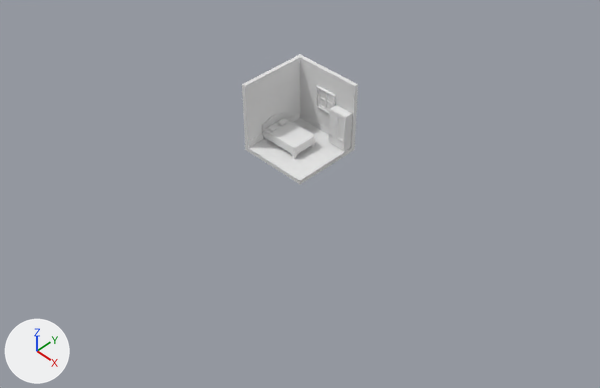
Renders of the Blender file room.blend from each side of a commit.
Before and after are seen from a 50 mm lens placed at (48.7, -48.7, 52.4), pointed at (3.5, -3.5, -1.8). Every picture has the same lights, and +X, +Y and +Z are marked at lower left.

Before the edit, the objects in view are built like this:
```python
me_cube_002 = bpy.data.meshes.new('Cube.002')
me_cube_002.from_pydata(...)  # 20 vertices, 17 faces; spans x -1.0..1.0, y -1.0..1.0, z -1.0..1.0
me_cube_008 = bpy.data.meshes.new('Cube.008')
me_cube_008.from_pydata(...)  # 46 vertices, 33 faces; spans x -0.89..1.0, y -1.0..-0.53, z -0.89..-0.87
me_cylinder = bpy.data.meshes.new('Cylinder')
me_cylinder.from_pydata(...)  # a 32-sided cylinder along z spanning x 2.82..3.003, y -1.228..-1.046, z -4.902..-4.843
ob_cylinder = bpy.data.objects.new('Cylinder', me_cylinder)
ob_cylinder.location = (-0.57, -2.42, 4.1)
ob_cylinder.rotation_euler = (1.571, 0.0, 0.0)  # degrees (90, 0, 0)
_m = ob_cylinder.modifiers.new('Mirror', 'MIRROR')
_m.mirror_object = ob_wardrobe
ob_floor = bpy.data.objects.new('floor', me_cube_008)
ob_floor.location = (0.0, 0.0, 4.0)
ob_floor.scale = (4.0, 4.0, 4.0)
_m = ob_floor.modifiers.new('Array', 'ARRAY')
_m.count = 4
_m.relative_offset_displace = (0.0, 1.0, 0.0)
_m = ob_floor.modifiers.new('Bevel', 'BEVEL')
_m.width = 0.2
_m.width_pct = 0.2
_m.harden_normals = True
ob_room = bpy.data.objects.new('room', me_cube_002)
ob_room.location = (0.0, 0.0, 4.0)
ob_room.scale = (4.0, 4.0, 4.0)
_m = ob_room.modifiers.new('Boolean', 'BOOLEAN')
_m.object = ob_window_boolean
# also in view: 'wardrobe' at (2.8, 3.0, 2.6); 'blanket' at (-0.5, -0.5, 1.7)
```
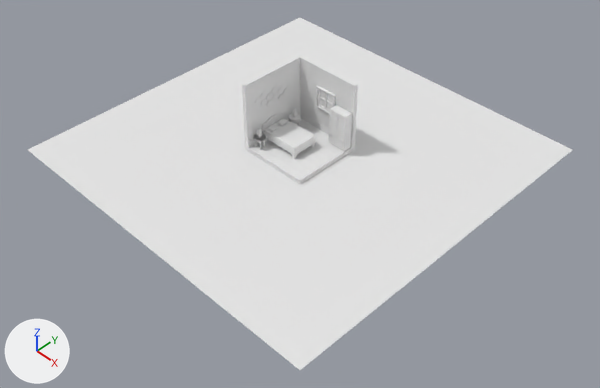
Pixel boxes [x1, y1, x2, y2] of what changed, in the pictures (600 x 388 px):
```json
{"object": "Plane", "change": "added", "after": [28, 18, 572, 370]}
{"object": "Cylinder", "change": "reshaped", "after": [254, 133, 266, 143], "on screen": "not visible before"}
{"object": "Cylinder.001", "change": "now drawn", "after": [255, 122, 300, 150]}
{"part": 1, "of": "me_cylinder", "change": "added", "after": [254, 133, 266, 143]}
```

Edits to the scene script, one JSON object a line:
```json
{"block": "me_cylinder", "where": "# used by ob_cylinder; location = (-0.57, -2.42, 4.1); rotation_euler = (1.571, 0.0, 0.0), in degrees (90, 0, 0)"}
{"op": "remove", "block": "me_cylinder", "code": "me_cylinder.from_pydata(...)  # 64 vertices, 34 faces; spans x 2.82..3.003, y -1.228..-1.046, z -4.902..-4.843"}
{"op": "add", "block": "me_cylinder", "code": "me_cylinder.from_pydata(...)  # 136 vertices, 106 faces; spans x -1.0..1.0, y -1.0..1.0, z -0.332..0.332"}
{"block": "me_cylinder", "change": "me_cylinder part 1: 136 vertices added at x -1.0..1.0, y -1.0..1.0, z -0.332..0.332"}
{"block": "me_cylinder", "change": "me_cylinder part 2: the surface is now shaded smooth"}
{"op": "add", "block": "me_plane", "code": ["me_plane = bpy.data.meshes.new('Plane')", "me_plane.from_pydata([(-1.0, -1.0, 0.0), (1.0, -1.0, 0.0), (-1.0, 1.0, 0.0), (1.0, 1.0, 0.0)], [], [(0, 1, 3, 2)])"]}
{"op": "add", "block": "ob_plane", "code": ["ob_plane = bpy.data.objects.new('Plane', me_plane)", "ob_plane.location = (0.0, 0.0, 0.0)", "ob_plane.scale = (20.0, 20.0, 20.0)"]}
```
